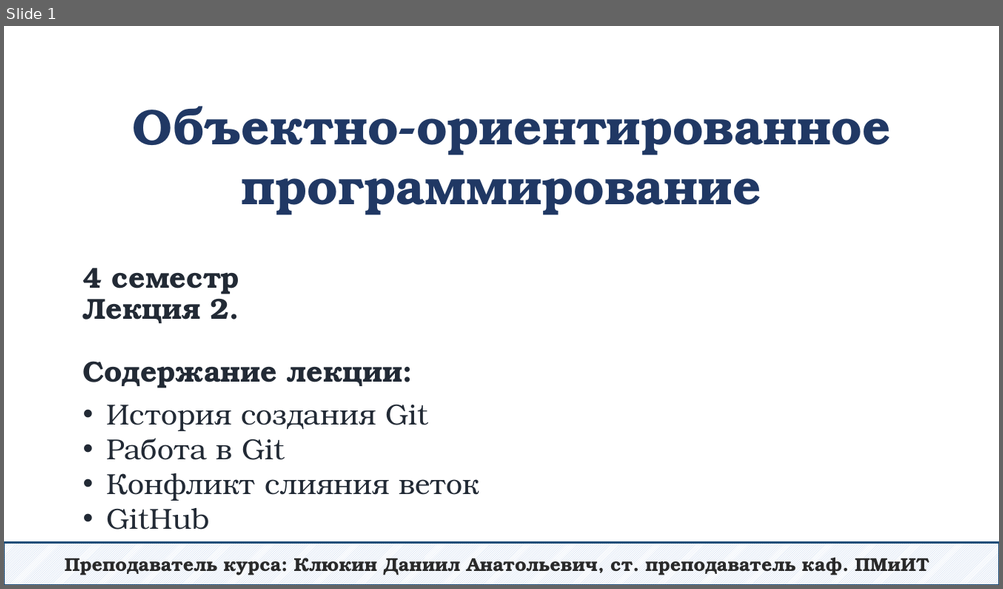
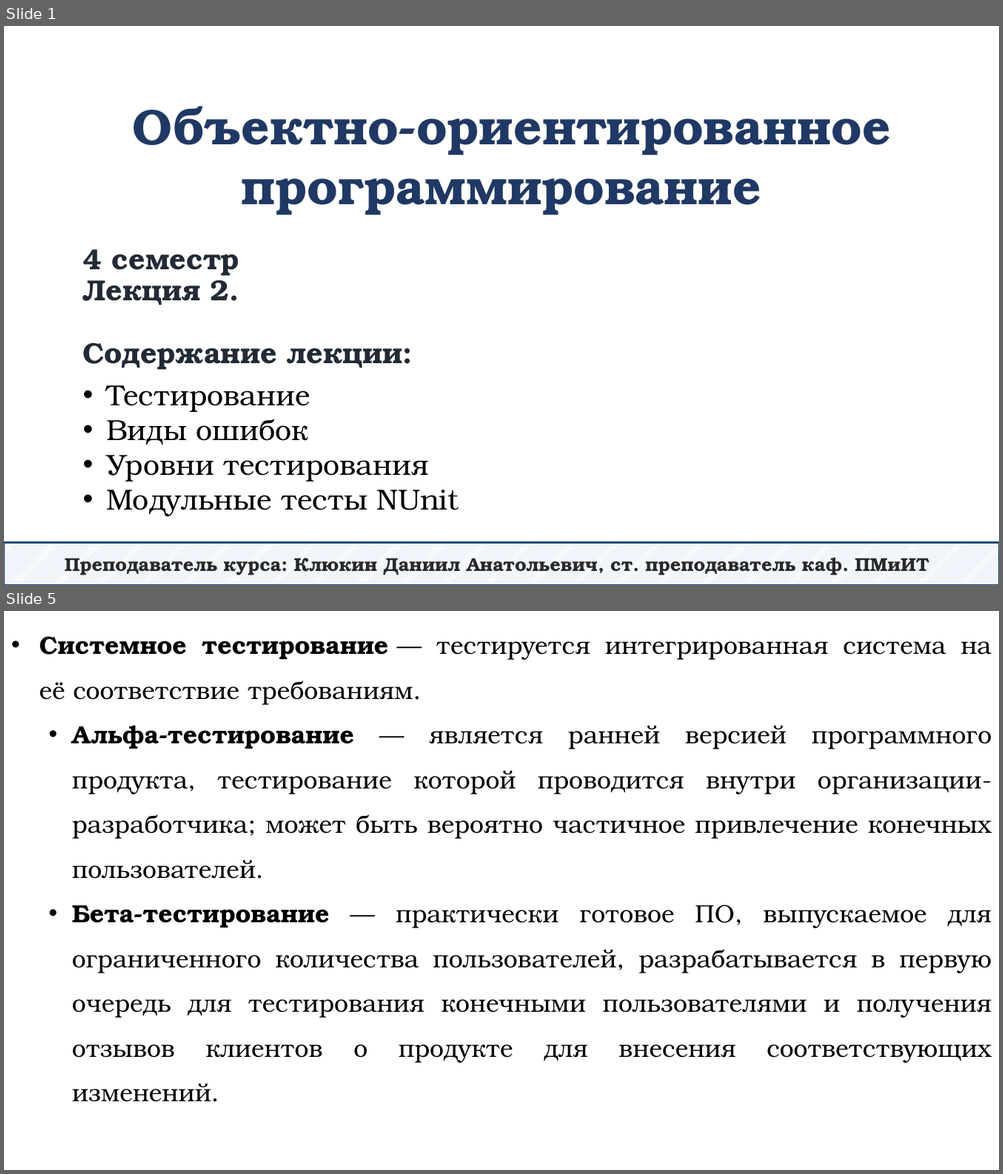
Before and after one commit to DaniilKlyukin/OOP-4, a slide deck: Лекции/ООП 1 лек 2.pptx. Shown one above the other, each under a label of ours: slide 1 before the commit, slides 1 and 5 after it; the slides between them are not shown. The pictures are 1003x589 and 1003x1174 pixels, drawn with LibreOffice and Linux fonts; fonts in the diff are those of the drawing. Boxes give left, top, right and bottom in pixels: in the first picture for what was removed or moved away, otherwise in the second. Text is boxed around its words. In the diff, an @@ line names an element or a change of style, - is before the commit and + after.

```diff
--- a/Лекции/ООП 1 лек 2.pptx
+++ b/Лекции/ООП 1 лек 2.pptx
@@ slide 5 added at [4, 611, 999, 1170], background #FFFFFF @@
@@ text added at [40, 636, 991, 1063], 24 pt, text #000000 @@
+• Системное тестирование — тестируется интегрированная система на её соответствие требованиям.
+  • Альфа-тестирование — является ранней версией программного продукта, тестирование которой проводится внутри организации-разработчика; может быть вероятно частичное привлечение конечных пользователей.
+  • Бета-тестирование — практически готовое ПО, выпускаемое для ограниченного количества пользователей, разрабатывается в первую очередь для тестирования конечными пользователями и получения отзывов клиентов о продукте для внесения соответствующих изменений.
@@ slide 1 changed as well @@
@@ title "4 семестр Лекция 2. Содержание ...": place and size @@
-title "4 семестр Лекция 2. Содержание ..." at [83, 268, 403, 389]
+title "4 семестр Лекция 2. Содержание ..." at [83, 249, 403, 370]
@@ text at [106, 386, 459, 517]: text changed; text colour #222A35 to #000000 @@
-• История создания Git
-• Работа в Git
-• Конфликт слияния веток
-• GitHub
+• Тестирование
+• Виды ошибок
+• Уровни тестирования
+• Модульные тесты NUnit
```
Also in this commit, not shown: 25 other slides added, 47 slides removed.
